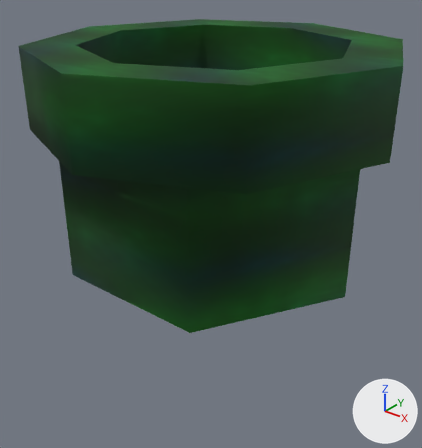
Two versions of the FBX model halloweenHack/pipeMimic.fbx, one commit apart.
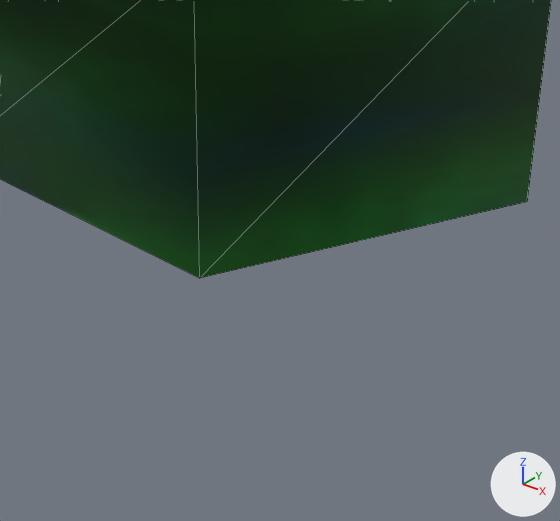
Each version is shown whole from a 50 mm lens placed at (112.3, -143.2, 52.6), pointed at (9.2, -14.2, -27.3), then close up on the part from 23% to 85% of the width and 45% to 100% of the height. The lights are fixed; the arrows at lower right show +X, +Y and +Z. The close-ups show mesh edges as thin lines. Where no turn or scale is listed for an object, it has been applied to the vertices.
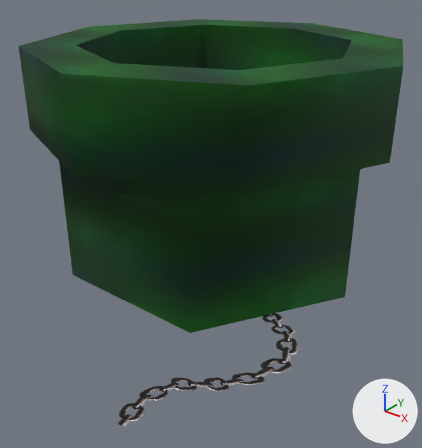
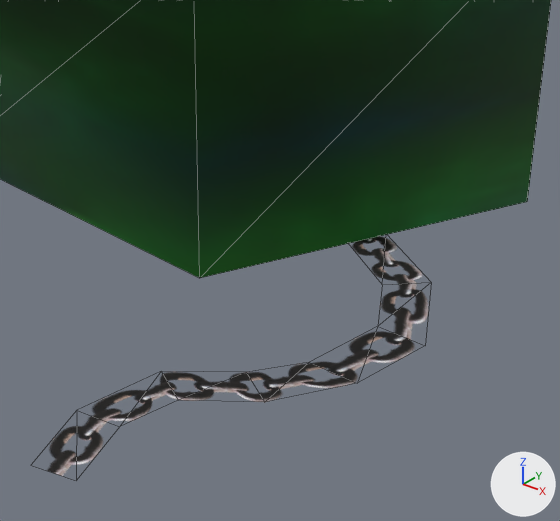
Changed parts and their boxes (x1, y1, x2, y2) in the close-ups (560 x 521 px):
'Plane001', added: after (47, 236, 429, 476)

What the commit changed:
Picture 'chain.png' (img_chain_png) is new.
Material '#LAYER_4 03 - Default' (mat_layer_4_03___default) is new.
Its texture is img_chain_png (with its transparency).
Its roughness is 0.859.
Mesh me_mesh_001 is new.
It has 16 vertices, 14 faces and spans x -41.9..-17.2, y -38.0..22.2, z -0.1..0.0.
It uses material mat_layer_4_03___default (picture img_chain_png).
Object 'Plane001' (ob_plane001) is new; it shows me_mesh_001.
Its location is (72.2, -41.7, -45.0).
